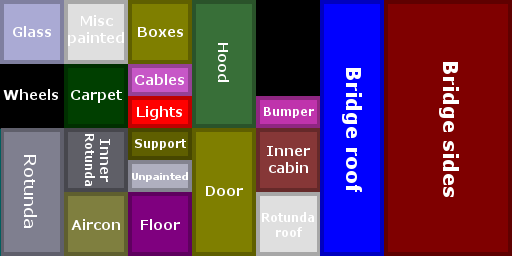
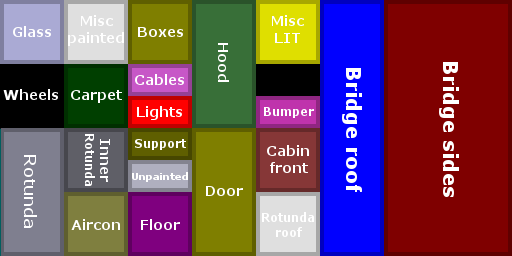
The second 512px x 256px image is a revision of the first. Changes to its layers:
painted on "Edges" over [316,4,317,252]
added layer "Misc LIT" above "Cabin ..." over [272,15,304,43]
renamed "Inner ... #1" to "Cabin ...", painted on it over [267,145,310,173]
painted on "Background" over [256,0,320,64]
